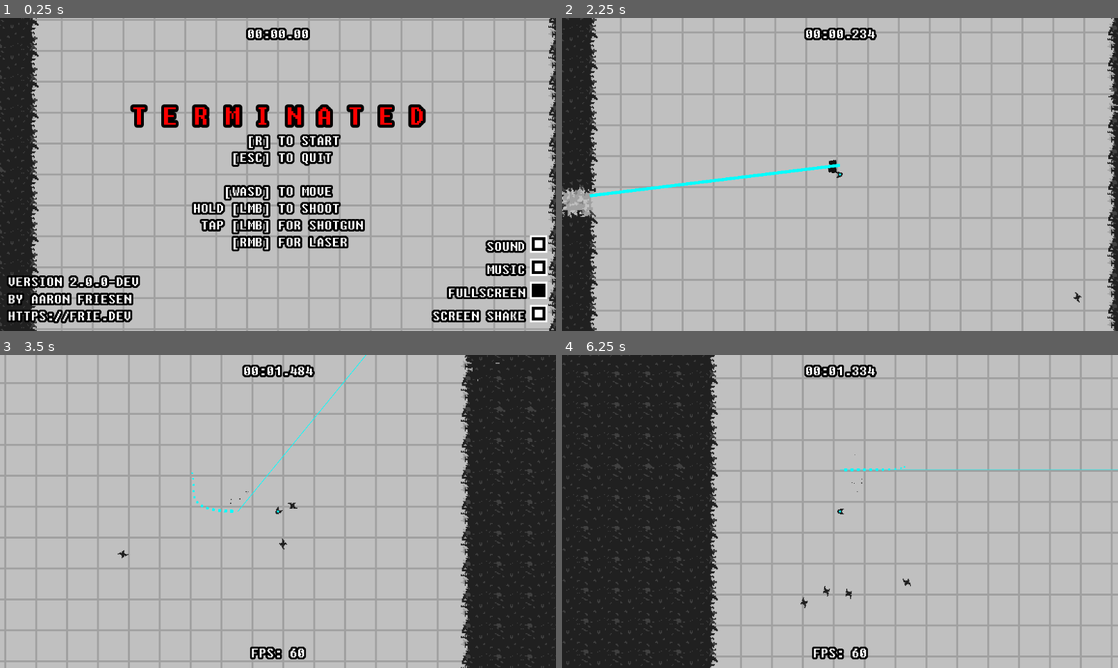
Above: before the commit, frames 1-4 (two rows, left to right).
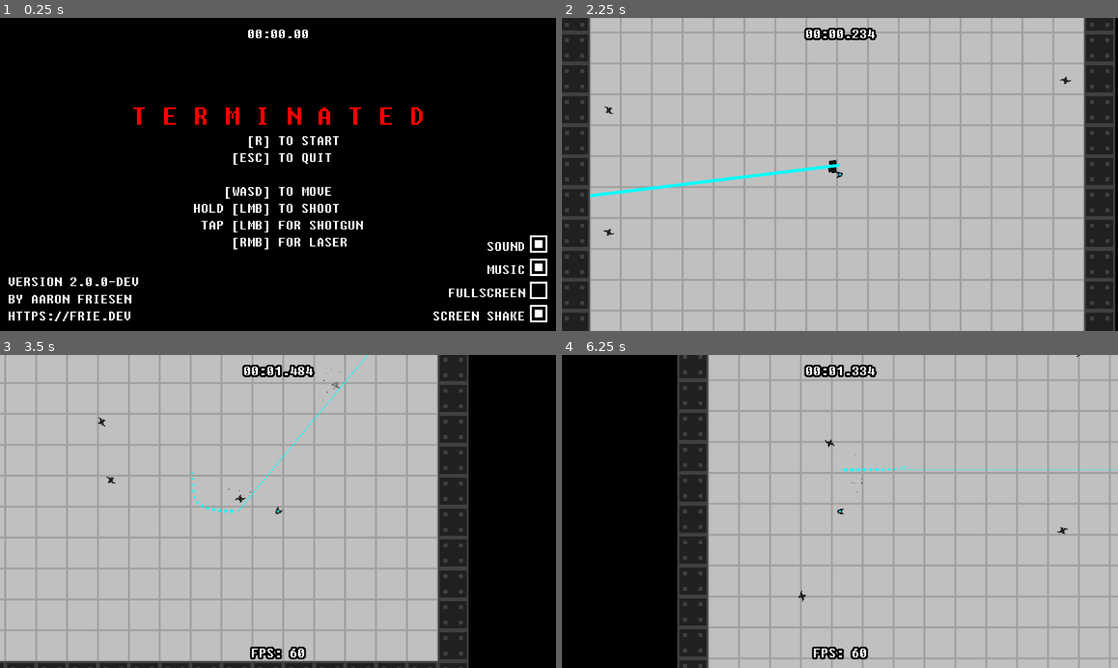
Above: after the commit, the same moments.

Repository: friedev/terminated
Game: Godot game, scene res://scenes/main.tscn
Two runs of this game, one before a commit and one after it. Both use one fixed random seed, a clock stepped at 60 frames per second and the inputs below. Sound files missing from this copy of the repository are replaced by a short silence.
Inputs (mouse positions are in pixels of both pictures, inside the frame that each line leads up to):
- Up to frame 1 (0.25 s): no input
- Up to frame 2 (2.25 s): click (1101, 243) at 0.52 s; tap Enter at 1.25 s; move the mouse to (962, 158) at 1.27 s; press the mouse at (962, 158) at 1.28 s; hold Right (right) 1.28-2.03 s; right-click (962, 158) at 1.55 s; tap R (restart) at 2 s; move the mouse to (728, 190) at 2.02 s; release the mouse at (728, 190) at 2.03 s; hold Down (down) from 2.03 s (still down); right-click (728, 190) at 2.1 s
- Up to frame 3 (3.5 s): click (166, 527) at 2.3 s; move the mouse to (333, 442) at 2.77 s; release Down (down) at 2.78 s; hold Right (right) from 2.78 s (still down); hold F (fps) from 2.78 s (still down); right-click (333, 442) at 3.05 s
- Up to frame 4 (6.25 s): move the mouse to (812, 574) at 3.52 s; release Right (right) at 3.53 s; release F (fps) at 3.53 s; hold Up (up) 3.53-4.28 s; click (812, 574) at 3.6 s; move the mouse to (1006, 558) at 4.27 s; hold Right mouse button (shoot2) 4.28-5.03 s; hold Left (left) 4.28-5.78 s; tap R (restart) at 4.9 s; move the mouse to (673, 464) at 5.02 s; click (673, 464) at 5.1 s; move the mouse to (867, 511) at 5.77 s; hold Down (down) from 5.78 s (still down); hold Right mouse button (shoot2) from 5.78 s (still down)

The runs differ from the first frame. In frame 1, 89% of the frame differs, in the area x 0-100%, y 0-100%; in frame 2, 8.2%; in frame 3, 23%; in frame 4, 37%.

Commit message:
Remove debris tiles, measure arena size in tiles

Diff:
--- a/scenes/bullet.gd
+++ b/scenes/bullet.gd
@@ -13,20 +13,5 @@
 		if collision.get_collider() is Enemy:
 			var enemy: Enemy = collision.get_collider()
 			enemy.health -= damage
-		elif collision.get_collider() is TileMap:
-			# TODO merge with other implementations
-			var tilemap: TileMap = collision.get_collider()
-			var cellv := Vector2i(
-				Vector2(tilemap.local_to_map(position)) - collision.get_normal()
-			)
-			var tile_id := tilemap.get_cell_atlas_coords(0, cellv).x
-			if 0 < tile_id and tile_id < 9:
-				var new_tile_id := tile_id - 1
-				if new_tile_id <= 0:
-					new_tile_id = -1
-				# TODO flip tiles
-				#var flip_x = tilemap.is_cell_x_flipped(cellv.x, cellv.y)
-				#var flip_y = tilemap.is_cell_y_flipped(cellv.x, cellv.y)
-				tilemap.set_cell(0, cellv, 0, Vector2i(new_tile_id, 0))
 		# Always destroyed in a collision
 		self.queue_free()
--- a/scenes/enemies/laser_enemy.gd
+++ b/scenes/enemies/laser_enemy.gd
@@ -62,16 +62,6 @@
 
 		var tilemap_hit := object_hit as TileMap
 		if tilemap_hit != null:
-			# TODO merge with other implementations
-			var position_hit = collision_point + Vector2(tilemap_hit.tile_set.tile_size.x / 2, 0).rotated(self.shapecast.global_rotation)
-			var cellv = tilemap_hit.local_to_map(position_hit)
-			var tile_id = tilemap_hit.get_cell_atlas_coords(0, cellv).x
-			if 0 < tile_id and tile_id < 9:
-				var new_tile_id = max(0, tile_id - 1)
-				# TODO flip tiles
-				#var flip_x = tilemap.is_cell_x_flipped(cellv.x, cellv.y)
-				#var flip_y = tilemap.is_cell_y_flipped(cellv.x, cellv.y)
-				tilemap_hit.set_cell(0, cellv, 0, Vector2i(new_tile_id, 0))
 			break
 	self.shapecast.clear_exceptions()
 
--- a/scenes/enemy.gd
+++ b/scenes/enemy.gd
@@ -75,28 +75,9 @@
 			self.die()
 		return
 
-	if collider is TileMap:
-		# TODO merge with other implementations
-		var tilemap: TileMap = collider
-		var cellv = tilemap.local_to_map(collision.get_position() + collision.get_travel())
-		var tile_id = tilemap.get_cell_atlas_coords(0, cellv).x
-		if 0 < tile_id and tile_id < 9:
-			var damage: int
-			if max_health == 1:
-				damage = 1
-			else:
-				damage = 9
-			var new_tile_id = tile_id - damage
-			if new_tile_id <= 0:
-				new_tile_id = -1
-			# TODO flip tiles
-			#var flip_x = tilemap.is_cell_x_flipped(cellv.x, cellv.y)
-			#var flip_y = tilemap.is_cell_y_flipped(cellv.x, cellv.y)
-			tilemap.set_cell(0, cellv, 0, Vector2i(new_tile_id, 0))
-			#tilemap.update_dirty_quadrants()
-		if self.max_health == 1:
-			self.die()
-			return
+	if collider is TileMap and self.max_health == 1:
+		self.die()
+		return
 
 
 func direction_to_player() -> Vector2:
--- a/scenes/main.gd
+++ b/scenes/main.gd
@@ -44,8 +44,8 @@
 @export var final_wave_delay_decrement: float
 @export var final_wave_min_delay: float
 
-@export var map_radius: int
-@export var arena_radius: int
+## Dimensions of the arena floor, in tiles.
+@export var map_size: Vector2i
 
 const debris_small := preload("res://scenes/debris/debris.tscn")
 const debris_large := preload("res://scenes/debris/large_debris.tscn")
@@ -59,12 +59,8 @@
 	preload("res://scenes/enemies/bomb_enemy.tscn"),
 ]
 
-const TILE_HEALTH := 8
-
 const FLOOR_COORDS := Vector2i(0, 0)
-const DEBRIS_FLOOR_COORDS := Vector2i(self.TILE_HEALTH + 2, 0)
-const WALL_COORDS := Vector2i(self.TILE_HEALTH, 0)
-const BORDER_COORDS := Vector2i(self.TILE_HEALTH + 1, 0)
+const BORDER_COORDS := Vector2i(9, 0)
 
 var start_time: int
 var kills := 0
@@ -85,30 +81,14 @@
 	self.player.set_physics_process(false)
 	self.player.set_process_input(false)
 
-	self.setup_tilemap()
-
 
 func setup_tilemap() -> void:
-	var map_tiles = self.map_radius / self.tile_map.tile_set.tile_size.x
-	var arena_tiles = self.arena_radius / self.tile_map.tile_set.tile_size.x
-	for x in range(-map_tiles, map_tiles + 1):
-		for y in range(-map_tiles, map_tiles + 1):
+	for x in range(0, self.map_size.x + 2):
+		for y in range(0, self.map_size.y + 2):
 			var v := Vector2i(x, y)
-			# Arena center
-			if abs(x) <= arena_tiles and abs(y) <= arena_tiles:
-				self.tile_map.set_cell(0, v)
-				self.tile_map.set_cell(1, v, 0, self.FLOOR_COORDS)
-			# Arena border
-			elif abs(x) == map_tiles or abs(y) == map_tiles:
+			self.tile_map.set_cell(1, v, 0, self.FLOOR_COORDS)
+			if x == 0 or x == self.map_size.x + 1 or y == 0 or y == self.map_size.y + 1:
 				self.tile_map.set_cell(0, v, 0, self.BORDER_COORDS)
-				self.tile_map.set_cell(1, v, 0, self.FLOOR_COORDS)
-			# Wall area
-			else:
-				# TODO use alternative tiles to flip walls for variety
-#				var flip_x := randi() % 2 == 0
-#				var flip_y := randi() % 2 == 0
-				self.tile_map.set_cell(0, v, 0, self.WALL_COORDS)
-				self.tile_map.set_cell(1, v, 0, self.DEBRIS_FLOOR_COORDS)
 
 
 func setup() -> void:
@@ -126,6 +106,10 @@
 	self.wave = 0
 	self.final_wave_delay = final_wave_initial_delay
 
+	self.player.global_position = Vector2(
+		self.tile_map.tile_set.tile_size
+		* (self.map_size + Vector2i.ONE * 2)
+	) * 0.5
 	self.player.setup()
 	self.player.visible = true
 	self.player.set_process(true)
@@ -147,18 +131,23 @@
 
 func spawn_enemy(enemy_scene: PackedScene) -> void:
 	var instance = enemy_scene.instantiate()
-	var padding := 4
-	var pos_range = (randf() * 2 - 1) * (arena_radius - padding)
-	var pos_binary = (randi() % 2 * 2 - 1) * (arena_radius - padding)
-	var x
-	var y
+	var spawn_position
+	# TODO in theory, we shouldn't need to subtract one from map_size.x/y here
 	if randi() % 2 == 0:
-		x = pos_range
-		y = pos_binary
+		spawn_position = self.tile_map.map_to_local(
+			Vector2i(
+				randi() % (self.map_size.x - 1),
+				0 if randi() % 2 == 0 else self.map_size.y - 1
+			) + Vector2i.ONE
+		)
 	else:
-		x = pos_binary
-		y = pos_range
-	instance.position = Vector2(x, y)
+		spawn_position = self.tile_map.map_to_local(
+			Vector2i(
+				0 if randi() % 2 == 0 else self.map_size.x - 1,
+				randi() % self.map_size.y - 1
+			) + Vector2i.ONE
+		)
+	instance.global_position = spawn_position
 	instance.player = self.player
 	self.add_child(instance)
 
--- a/scenes/main.tscn
+++ b/scenes/main.tscn
@@ -88,8 +88,7 @@
 final_wave_initial_delay = 10.0
 final_wave_delay_decrement = 1.0
 final_wave_min_delay = 4.0
-map_radius = 1024
-arena_radius = 256
+map_size = Vector2i(16, 16)
 
 [node name="TileMap" type="TileMap" parent="."]
 unique_name_in_owner = true
--- a/scenes/player.gd
+++ b/scenes/player.gd
@@ -37,11 +37,10 @@
 
 func setup() -> void:
 	self.alive = true
-	self.position = Vector2()
 	self.shoot1_pressed = false
-	self.shoot1_pressed_time = -self.max_cooldown
+	self.shoot1_pressed_time = - self.max_cooldown
 	self.shoot2_pressed = false
-	self.shoot2_pressed_time = -self.max_cooldown
+	self.shoot2_pressed_time = - self.max_cooldown
 	self.set_process(true)
 	self.set_physics_process(true)
 	self.set_process_input(true)
--- a/scenes/weapons/laser.gd
+++ b/scenes/weapons/laser.gd
@@ -39,22 +39,6 @@
 
 		var tilemap_hit = object_hit as TileMap
 		if tilemap_hit != null:
-			# TODO merge with other implementations
-			var position_hit = (
-				collision_point
-				+ Vector2(object_hit.tile_set.tile_size.x / 2, 0)
-				.rotated(self.shapecast.global_rotation)
-			)
-			var cellv = tilemap_hit.local_to_map(position_hit)
-			var tile_id = tilemap_hit.get_cell_atlas_coords(0, cellv).x
-			if 0 < tile_id and tile_id < 9:
-				var new_tile_id = tile_id - 9
-				if new_tile_id <= 0:
-					new_tile_id = -1
-				# TODOO flip tiles
-				#var flip_x = tilemap.is_cell_x_flipped(cellv.x, cellv.y)
-				#var flip_y = tilemap.is_cell_y_flipped(cellv.x, cellv.y)
-				tilemap_hit.set_cell(0, cellv, 0, Vector2i(new_tile_id, 0))
 			break
 	self.shapecast.clear_exceptions()
 
